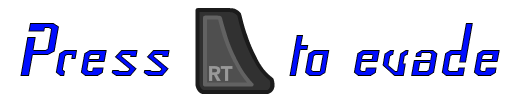
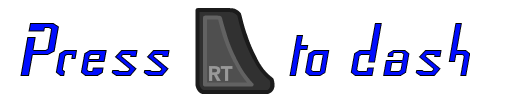
Layers edited between the first and the second (510, 100) image:
renamed "to evade" to "to dash", painted on it over [350, 23, 500, 76]
